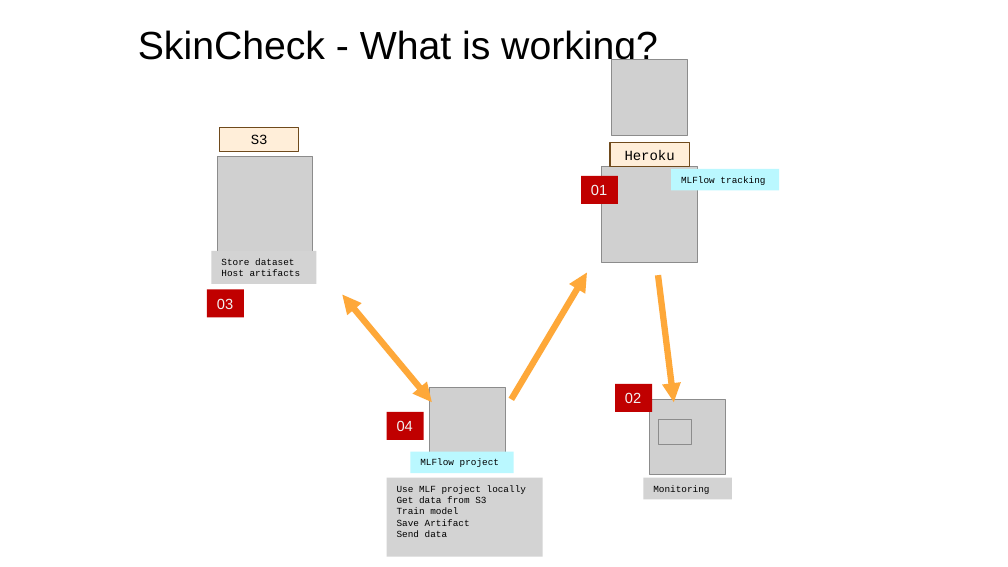
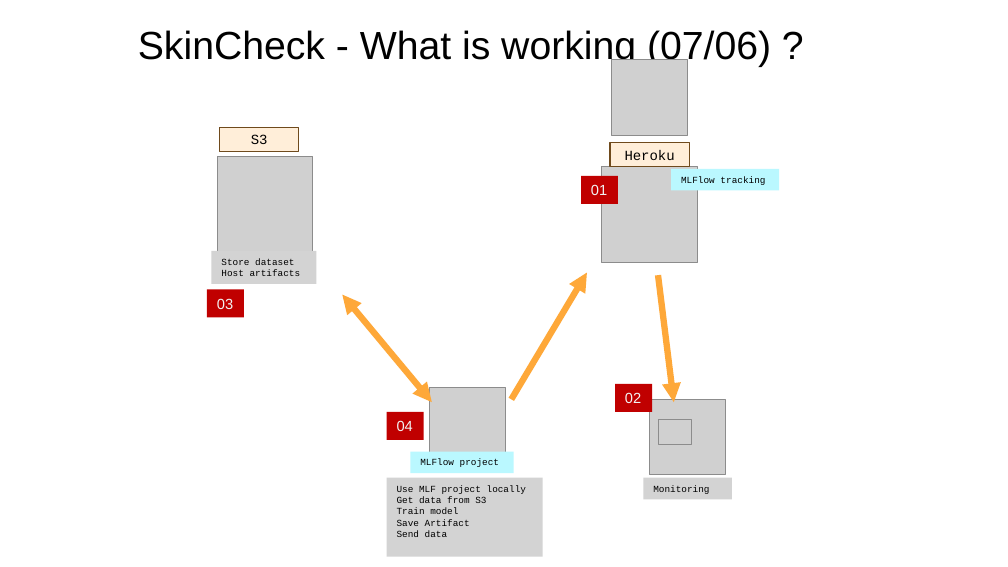
Before and after one commit to dourmiah/skincheck, a slide deck: slide 2 of admin/skin_project_archi_0706.pptx (slide 1 before the commit). Drawn at 1008x567 pixels with LibreOffice and Linux fonts; fonts in the diff are those of the drawing; grey boxes stand for pictures; background and template pictures are left out. Boxes give left, top, right and bottom in pixels: in the first picture for what was removed or moved away, otherwise in the second. Text is boxed around its words. In the diff, an @@ line names an element or a change of style, - is before the commit and + after.

```diff
--- a/admin/skin_project_archi_0706.pptx
+++ b/admin/skin_project_archi_0706.pptx
@@ title at bbox=[138, 30, 771, 67]: text changed @@
-SkinCheck - What is working?
+SkinCheck - What is working (07/06) ?
```
Also in this commit, not shown: 1 other slide changed, 2 slides added, 39 other files.
